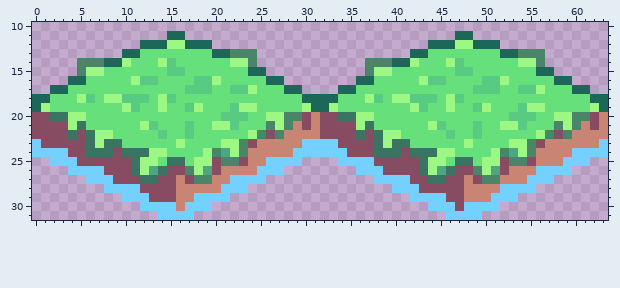
A pixel-art sprite gets an edit: Assets/Textures/Game Pieces/Tile.png. The first picture shows the starting point.
The file is 64x32 pixels. Shown: x 0..63, y 10..31.
New version:
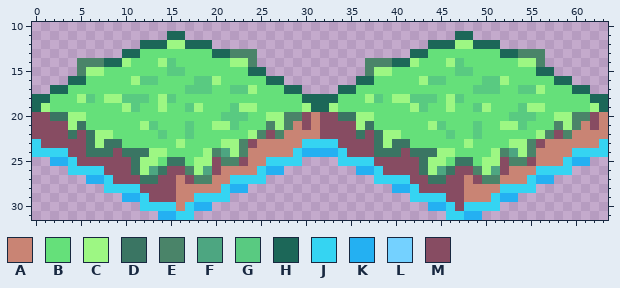
Palette (. is transparent): A #c98474  B #65e07a  C #9df783  D #3a7563  E #4a8469  F #4da681  G #59ca81  H #1c6758  J #35d4f2  K #24b0f2  L #74d1ff  M #874c62
What changed:
{"y":23,"x":0,"old":"L","new":"J"}
{"y":23,"x":30,"old":"LLLL","new":"JJJJ"}
{"y":23,"x":63,"old":"L","new":"J"}
{"y":24,"x":0,"old":"LLLL","new":"JJJJ"}
{"y":24,"x":29,"old":"LLLLLL","new":"JKKKKJ"}
{"y":24,"x":60,"old":"LLLL","new":"JJJJ"}
{"y":25,"x":2,"old":"LLL","new":"KKJ"}
{"y":25,"x":26,"old":"LLLL","new":"JJJJ"}
{"y":25,"x":34,"old":"LLLL","new":"JJJJ"}
{"y":25,"x":59,"old":"LLL","new":"JKK"}
{"y":26,"x":4,"old":"LLLL","new":"JJJJ"}
{"y":26,"x":25,"old":"LLL","new":"JKK"}
{"y":26,"x":36,"old":"LLL","new":"KKJ"}
{"y":26,"x":56,"old":"LLLL","new":"JJJJ"}
{"y":27,"x":6,"old":"LLL","new":"KKJ"}
{"y":27,"x":22,"old":"LLLL","new":"JJJJ"}
{"y":27,"x":38,"old":"LLLL","new":"JJJJ"}
{"y":27,"x":55,"old":"LLL","new":"JKK"}
{"y":28,"x":8,"old":"LLLL","new":"JJJJ"}
{"y":28,"x":21,"old":"LLL","new":"JKK"}
{"y":28,"x":40,"old":"LLL","new":"KKJ"}
{"y":28,"x":52,"old":"LLLL","new":"JJJJ"}
{"y":29,"x":10,"old":"LLL","new":"KKJ"}
{"y":29,"x":18,"old":"LLLL","new":"JJJJ"}
{"y":29,"x":42,"old":"LLLL","new":"JJJJ"}
{"y":29,"x":51,"old":"LLL","new":"JKK"}
{"y":30,"x":12,"old":"LLLL","new":"JJJJ"}
{"y":30,"x":17,"old":"LLL","new":"JKK"}
{"y":30,"x":44,"old":"LLL","new":"KKJ"}
{"y":30,"x":48,"old":"LLLL","new":"JJJJ"}
{"y":31,"x":14,"old":"LLLL","new":"KKJJ"}
{"y":31,"x":46,"old":"LLLL","new":"JJKK"}
